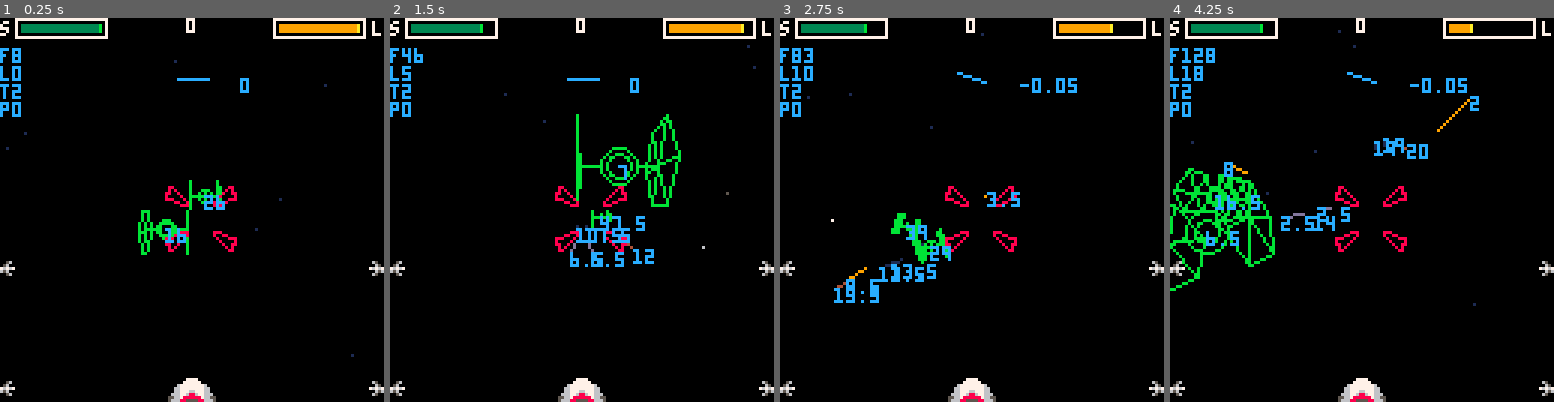
Above: before the commit, frames 1-4 (left to right).
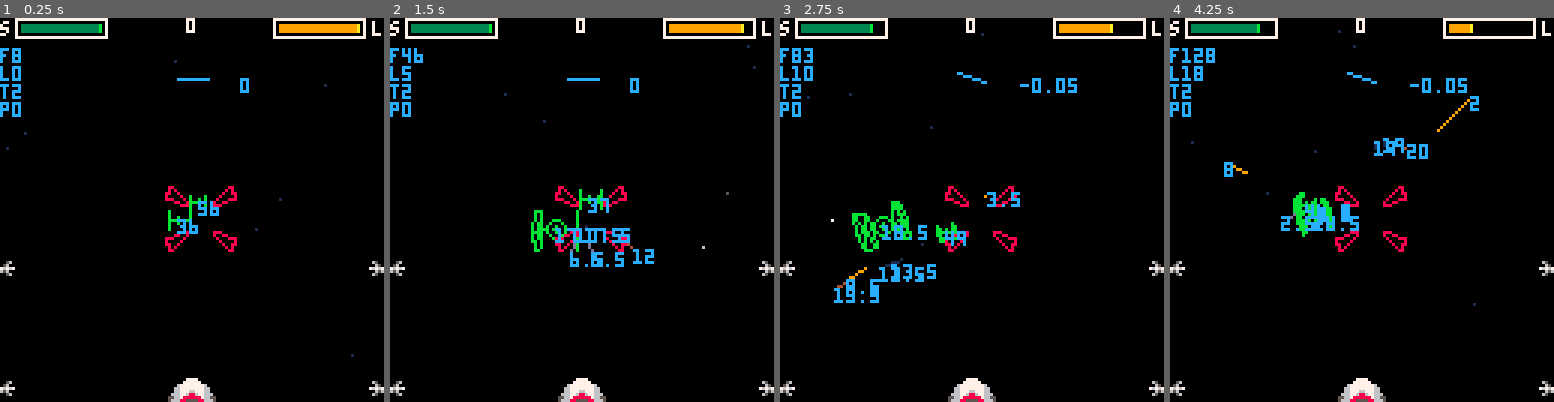
Above: after the commit, the same moments.

Repository: xavier/pico8
Game: PICO-8 cartridge games/xwing.p8
Same seed, same stepped clock (60 frames per second), same inputs: the game is played once before the commit and once after it.
Inputs:
- Up to frame 1 (0.25 s): no input
- Up to frame 2 (1.5 s): tap X (X key) at 0.33, 1.07 s; tap O (Z key) at 0.7 s
- Up to frame 3 (2.75 s): hold Right 1.6-2.1 s; tap O (Z key) at 1.7, 2.1, 2.5 s; tap X (X key) at 1.85 s; hold Up 2.15-2.42 s; hold Right from 2.47 s (still down)
- Up to frame 4 (4.25 s): tap O (Z key) every 0.4 s from 2.9 to 4.1 s; tap X (X key) at 2.97, 4.08 s; release Right at 3.03 s; hold Left 3.08-3.58 s; hold Down 3.63-3.97 s; hold Right from 4.02 s (still down)

The runs differ from the first frame. In frame 1, 1.1% of the frame differs, in the area x 35-59%, y 42-62%; in frame 2, 2.4%; in frame 3, 1.5%; in frame 4, 3.3%, in the area x 0-50%, y 1-72%.

Commit message:
Increase TIE randomness

Diff:
--- a/games/xwing.p8
+++ b/games/xwing.p8
@@ -206,7 +206,7 @@
 
 function init_ties()
  for i=1,2 do
-  add(ties, random_tie(10+i*10))
+  add(ties, random_tie(20+i*20))
  end
 end
 
